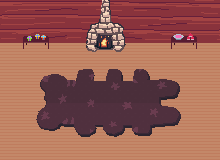
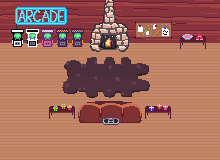
Layers edited between the first and the second 220px x 160px image:
added layer "arcade" above "Layer 8" over bbox(11, 29, 84, 47)
added layer "Layer 8" above "Layer 7" over bbox(135, 22, 172, 38)
added layer "Layer 7" above "neon copy" over bbox(102, 115, 120, 125)
added layer "neon copy" above "neon" over bbox(15, 7, 67, 25)
added layer "neon" above "neon off" over bbox(15, 7, 67, 25)
added layer "neon off" above "couch" over bbox(15, 7, 67, 42)
added layer "couch" above "rug" over bbox(78, 101, 142, 123)
renamed "Layer 5" to "rug", painted on it over bbox(36, 57, 181, 137)
renamed "Hue/Saturation 1" to "chimney", painted on it over bbox(86, 0, 129, 52)
removed layer "Layer 3" over bbox(23, 33, 197, 49)
added layer "Layer 9 copy" above "Layer 6" over bbox(49, 33, 206, 119)
